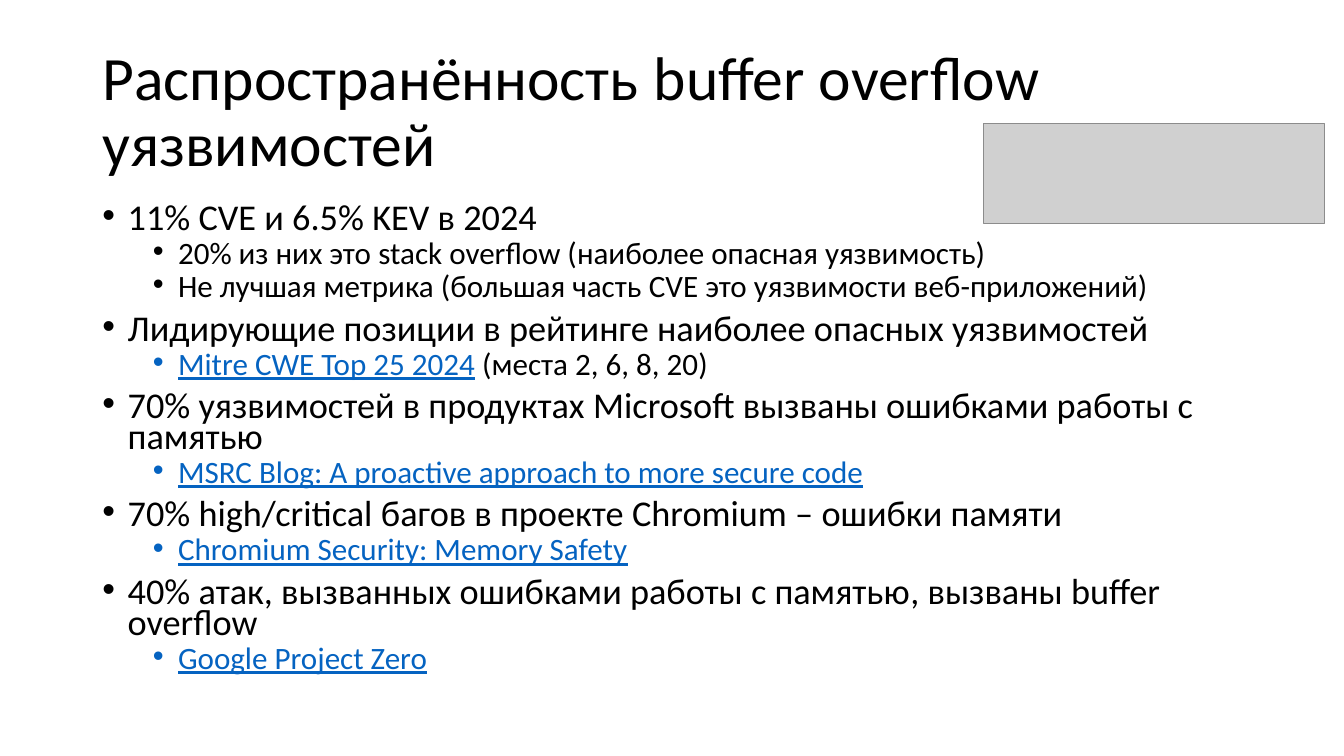
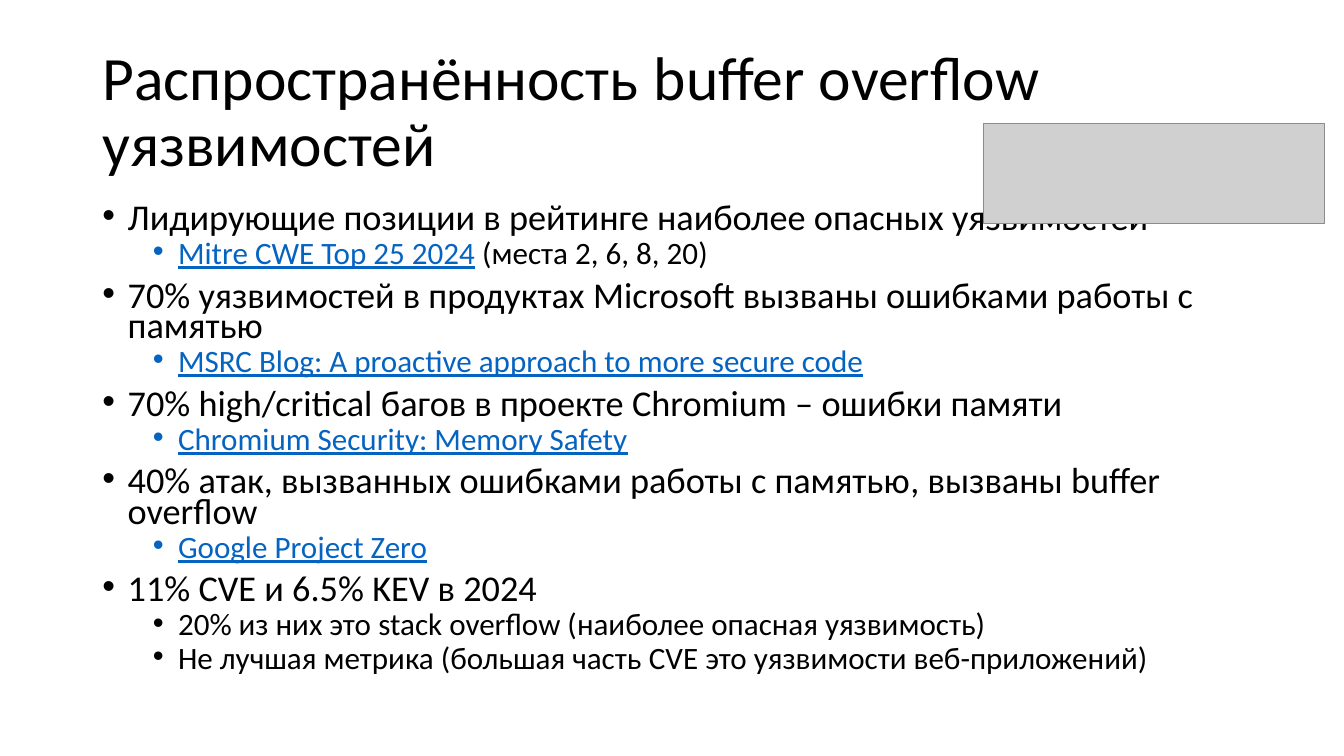
Before and after one commit to yugr/slides, a slide deck: slide 8 of CppZeroCost/2025/RU.pptx (slide 5 before the commit). Drawn at 1344x756 pixels with LibreOffice and Linux fonts; fonts in the diff are those of the drawing; grey boxes stand for pictures. Boxes give left, top, right and bottom in pixels: in the first picture for what was removed or moved away, otherwise in the second. Text is boxed around its words. In the diff, an @@ line names an element or a change of style, - is before the commit and + after.

```diff
--- a/CppZeroCost/2025/RU.pptx
+++ b/CppZeroCost/2025/RU.pptx
@@ text at <box>128,205,1148,302</box>: paragraphs removed @@
-• 11% CVE и 6.5% KEV в 2024
-  • 20% из них это stack overflow (наиболее опасная уязвимость)
-  • Не лучшая метрика (большая часть CVE это уязвимости веб-приложений)
@@ text at <box>128,576,1148,674</box>: paragraphs added @@
+• 11% CVE и 6.5% KEV в 2024
+  • 20% из них это stack overflow (наиболее опасная уязвимость)
+  • Не лучшая метрика (большая часть CVE это уязвимости веб-приложений)
```
Also in this commit, not shown: 11 other slides changed, 5 slides added, 6 other files.
